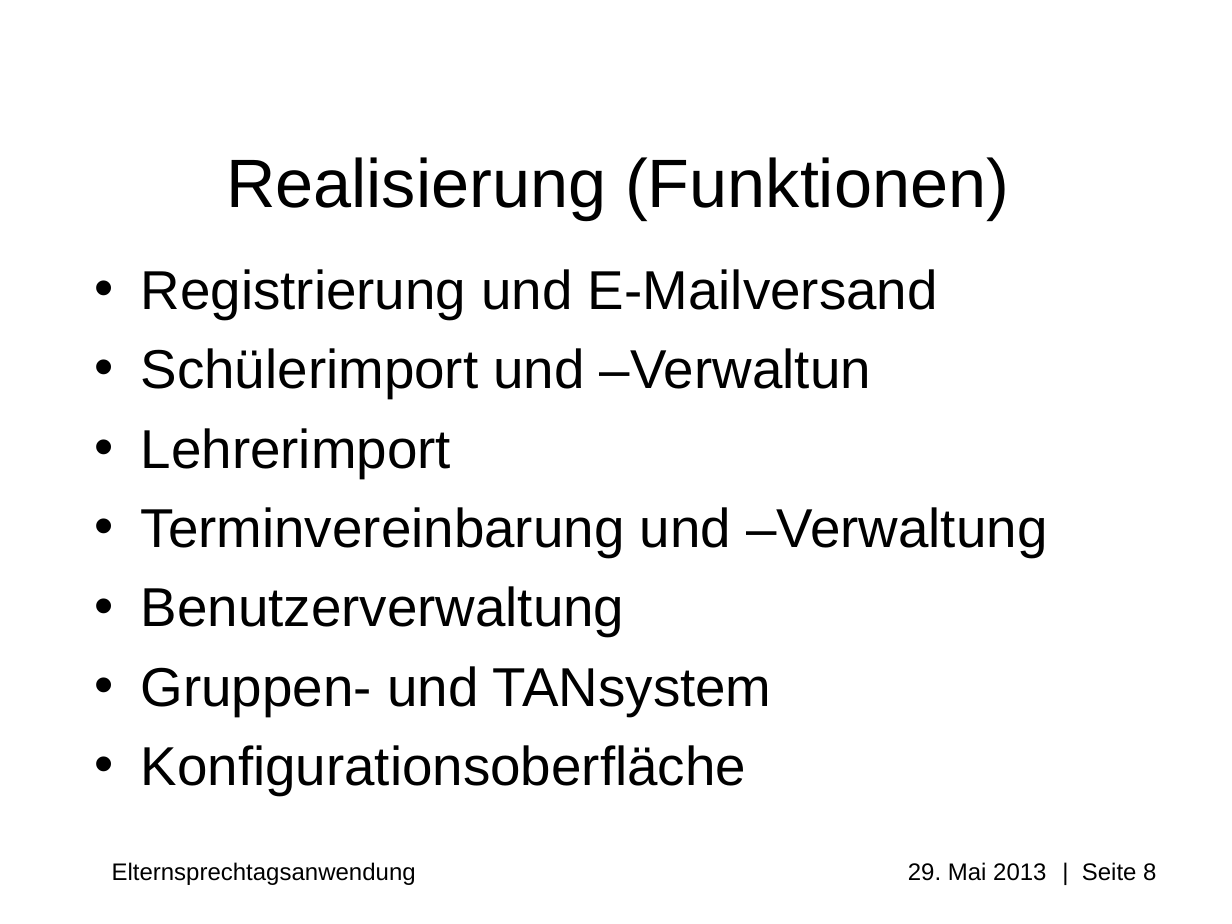
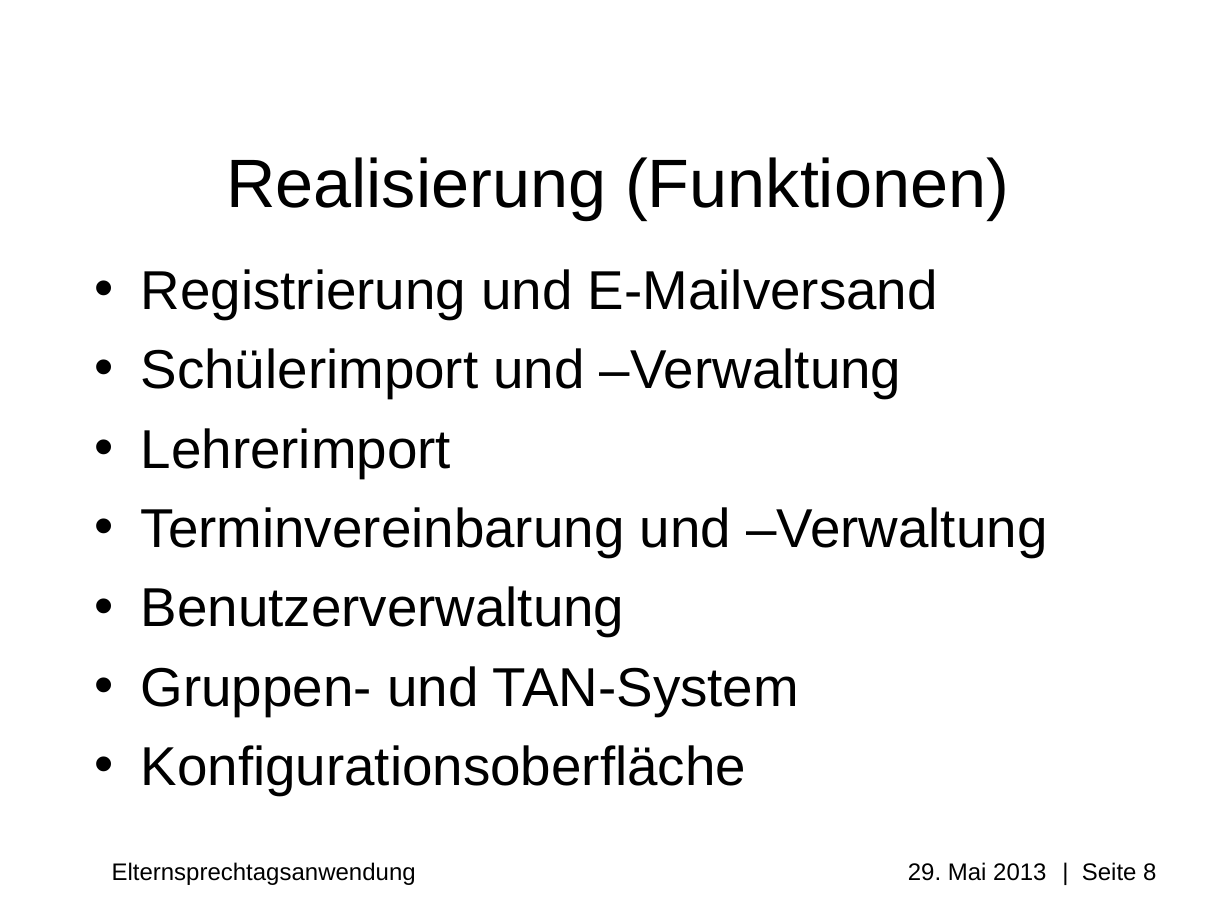
Before and after one commit to Professi/esta, a slide deck: slide 8 of docs/Praesentation/Elternsprechtagsanwendung(ESTA).ppt. Drawn at 1232x924 pixels with LibreOffice and Linux fonts; fonts in the diff are those of the drawing; background and template pictures are left out. Boxes give left, top, right and bottom in pixels: in the first picture for what was removed or moved away, otherwise in the second. Text is boxed around its words. In the diff, an @@ line names an element or a change of style, - is before the commit and + after.

```diff
--- a/docs/Praesentation/Elternsprechtagsanwendung(ESTA).ppt
+++ b/docs/Praesentation/Elternsprechtagsanwendung(ESTA).ppt
@@ text at [141, 348, 901, 398]: text changed @@
-• Schülerimport und –Verwaltun
+• Schülerimport und –Verwaltung
@@ text at [141, 666, 799, 716]: text changed @@
-• Gruppen- und TANsystem
+• Gruppen- und TAN-System
```
Also in this commit, not shown: 2 other slides changed, 2 other files.
